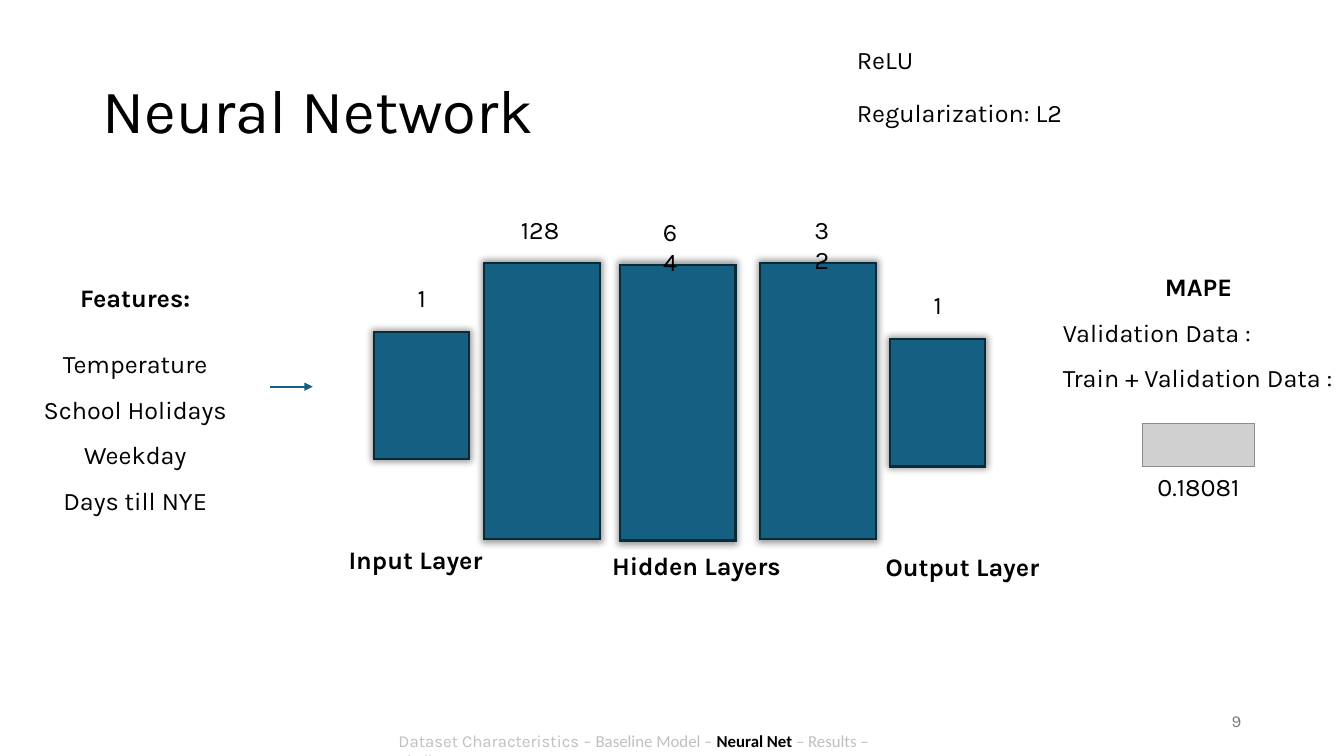
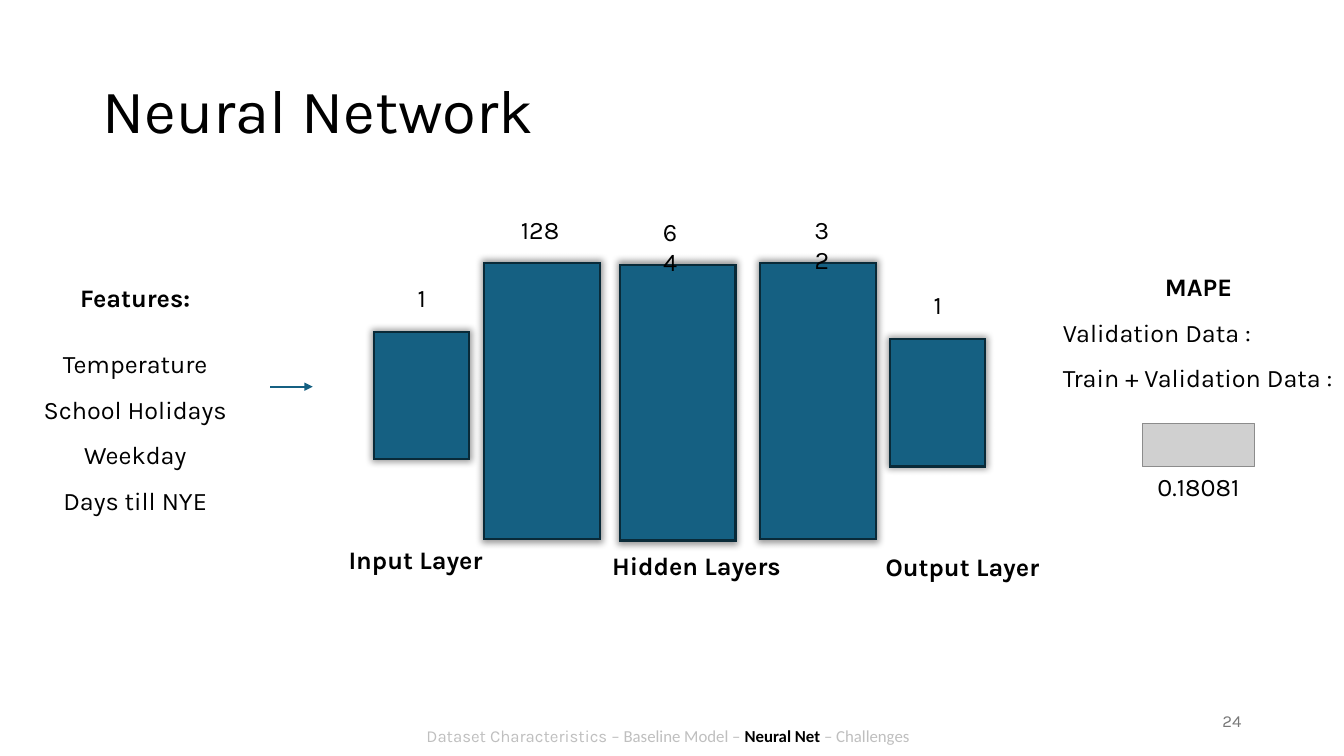
Before and after one commit to antonroefer/bakery-sales-prediction-group-3, a slide deck: slide 24 of 4_Presentation/Group 3.pptx (slide 9 before the commit). Drawn at 1344x756 pixels with LibreOffice and Linux fonts; fonts in the diff are those of the drawing; grey boxes stand for pictures. Boxes give left, top, right and bottom in pixels: in the first picture for what was removed or moved away, otherwise in the second. Text is boxed around its words. In the diff, an @@ line names an element or a change of style, - is before the commit and + after.

```diff
--- a/4_Presentation/Group 3.pptx
+++ b/4_Presentation/Group 3.pptx
@@ text removed at (x1=857, y1=53, x2=914, y2=70) @@
-ReLU
@@ text removed at (x1=857, y1=104, x2=1062, y2=129) @@
-Regularization: L2
@@ page number at (x1=1222, y1=716, x2=1241, y2=727): text changed @@
-9
+24
@@ text at (x1=426, y1=730, x2=909, y2=745): text changed @@
-Dataset Characteristics – Baseline Model – Neural Net – Results – Challenges
+Dataset Characteristics – Baseline Model – Neural Net – Challenges
```
Also in this commit, not shown: 9 other slides changed, 2 slides added.
